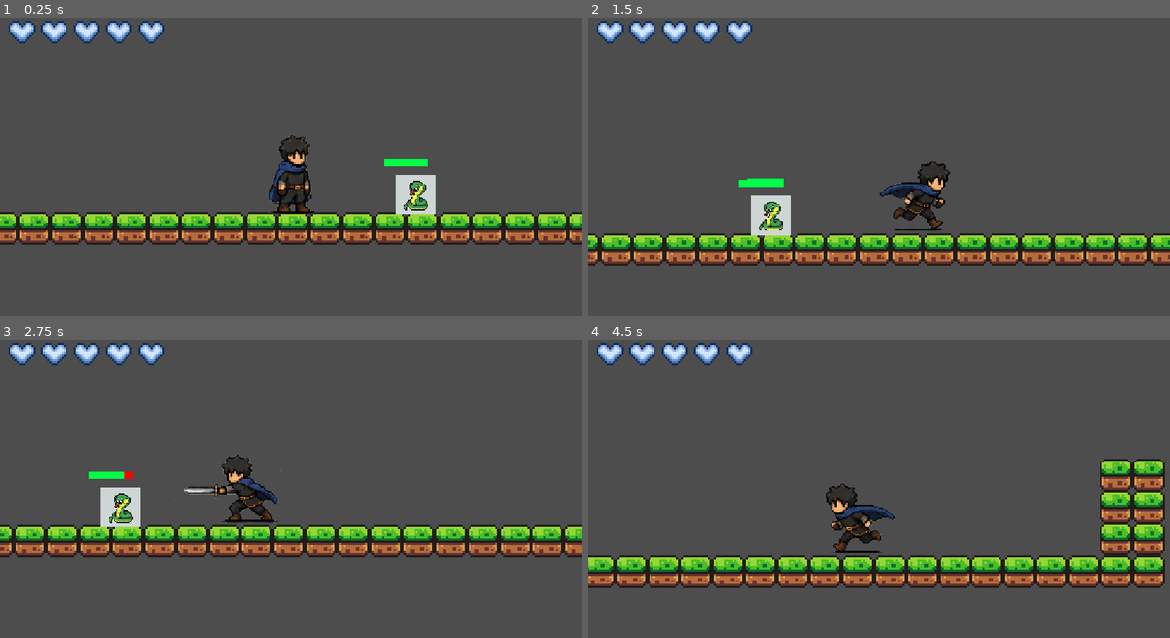
Above: before the commit, frames 1-4 (two rows, left to right).
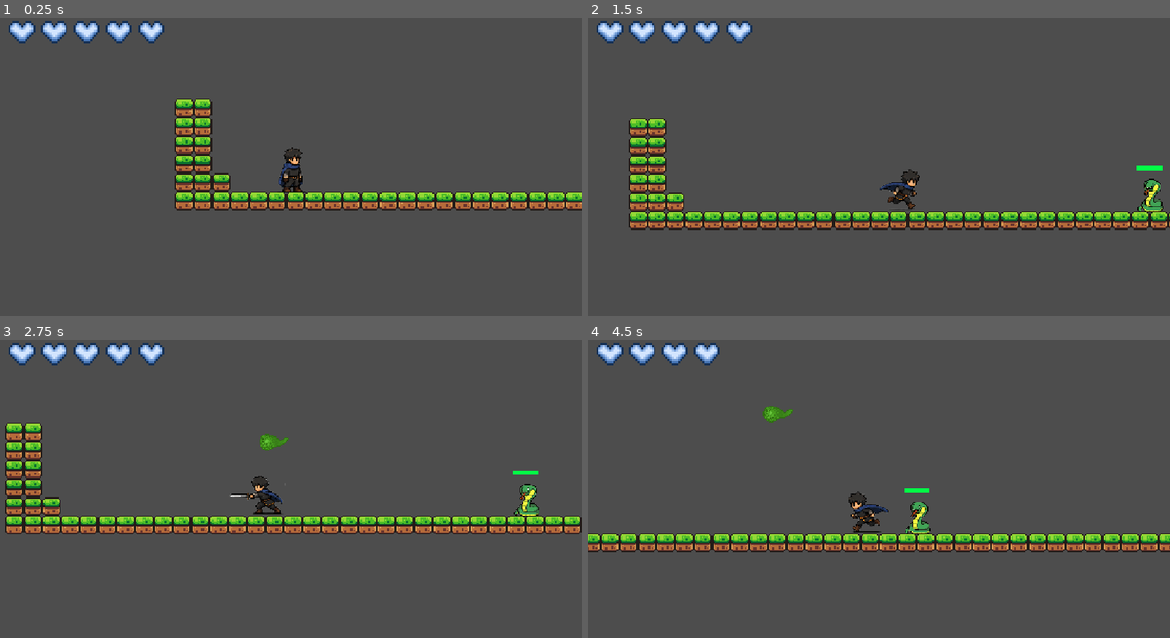
Above: after the commit, the same moments.

Repository: Riel-21/Godot-Game-Project-TCC
Game: Godot game, scene res://Scenes/game.tscn
Two runs of this game, one before a commit and one after it. Both use one fixed random seed, a clock stepped at 60 frames per second and the inputs below.
Inputs:
- Up to frame 1 (0.25 s): no input
- Up to frame 2 (1.5 s): hold Right (move right) from 0.53 s (still down); tap Q (attack) at 0.6, 1.35 s; tap Space (jump) at 0.77 s
- Up to frame 3 (2.75 s): tap Space (jump) at 1.52 s; release Right (move right) at 2.03 s; hold Left (move left) from 2.03 s (still down); tap F (toggle attack mode) at 2.1 s; tap Q (attack) at 2.3 s
- Up to frame 4 (4.5 s): release Left (move left) at 2.78 s; hold Right (move right) 2.78-4.28 s; tap Q (attack) at 2.85, 3.6 s; tap Space (jump) at 3.02, 3.77 s; hold Left (move left) from 4.28 s (still down); tap F (toggle attack mode) at 4.35 s

The runs differ from the first frame. In frame 1, 18% of the frame differs, in the area x 0-100%, y 27-77%; in frame 2, 20%; in frame 3, 18%; in frame 4, 21%, in the area x 0-100%, y 0-84%.

Commit message:
Updated Player/Enemy/Damage taken
The player now takes damage when it enters the enemies area2d and the enemy can now use projectiles to kill the player. (No death animation yet or anything)

Diff:
--- a/Scenes/game.tscn
+++ b/Scenes/game.tscn
@@ -145,11 +145,11 @@
 
 [node name="Player" parent="." unique_id=1513868683 instance=ExtResource("1_ebmjs")]
 z_index = 5
-position = Vector2(232, 38)
+position = Vector2(-58.999985, 52)
 
 [node name="Camera2D" type="Camera2D" parent="Player" unique_id=1194209789]
 position = Vector2(0, 7)
-zoom = Vector2(4, 4)
+zoom = Vector2(2.3, 2.3)
 position_smoothing_enabled = true
 
 [node name="TileMap" parent="." unique_id=321276071 instance=ExtResource("2_qxrlw")]
--- a/Scenes/player.tscn
+++ b/Scenes/player.tscn
@@ -2,6 +2,7 @@
 
 [ext_resource type="Script" uid="uid://c3ubxpp10k6x6" path="res://Scripts/player.gd" id="1_vgqql"]
 [ext_resource type="Texture2D" uid="uid://d07xbylg8ifqw" path="res://Assets/sprites/Hero:Traveler.PNG" id="2_6t5aa"]
+[ext_resource type="Texture2D" uid="uid://bvnfs2g401qu" path="res://Assets/sprites/ChatGPT Image Jul 22, 2026, 10_30_03 AM 4.PNG" id="3_vgqql"]
 [ext_resource type="PackedScene" uid="uid://djocwcq2q0lt1" path="res://Scenes/heart.tscn" id="7_3smsa"]
 
 [sub_resource type="AtlasTexture" id="AtlasTexture_6t5aa"]
@@ -20,9 +21,9 @@
 atlas = ExtResource("2_6t5aa")
 region = Rect2(0, 14, 195, 226)
 
-[sub_resource type="AtlasTexture" id="AtlasTexture_pu2lt"]
-atlas = ExtResource("2_6t5aa")
-region = Rect2(0, 14, 195, 226)
+[sub_resource type="AtlasTexture" id="AtlasTexture_x3wgy"]
+atlas = ExtResource("3_vgqql")
+region = Rect2(26, 0, 1510, 1024)
 
 [sub_resource type="AtlasTexture" id="AtlasTexture_fd4e3"]
 atlas = ExtResource("2_6t5aa")
@@ -90,7 +91,7 @@
 }, {
 "frames": [{
 "duration": 1.0,
-"texture": SubResource("AtlasTexture_pu2lt")
+"texture": SubResource("AtlasTexture_x3wgy")
 }],
 "loop": 1,
 "name": &"idle attack",
@@ -141,17 +142,20 @@
 size = Vector2(80, 193.33333)
 
 [sub_resource type="RectangleShape2D" id="RectangleShape2D_86xdo"]
-size = Vector2(100, 161.66666)
-
-[node name="Player" type="CharacterBody2D" unique_id=1513868683]
+size = Vector2(193.33333, 161.66666)
+
+[node name="Player" type="CharacterBody2D" unique_id=1513868683 groups=["Player"]]
+position = Vector2(-48.000008, 30.000002)
 scale = Vector2(0.2, 0.2)
+collision_layer = 2
+collision_mask = 21
 script = ExtResource("1_vgqql")
 
 [node name="AnimatedSprite2D" type="AnimatedSprite2D" parent="." unique_id=1143033639]
 process_mode = 1
 position = Vector2(-26.666664, -53.333332)
 sprite_frames = SubResource("SpriteFrames_86xdo")
-animation = &"attack"
+animation = &"idle attack"
 
 [node name="CollisionShape2D" type="CollisionShape2D" parent="." unique_id=622273645]
 position = Vector2(-83.33333, -43.333332)
@@ -159,11 +163,12 @@
 
 [node name="Area2D" type="Area2D" parent="." unique_id=1147609123]
 position = Vector2(-86.666664, 26.666666)
-collision_layer = 2
+collision_layer = 8
 collision_mask = 4
 
 [node name="AttackHitbox" type="CollisionShape2D" parent="Area2D" unique_id=1062309816]
-position = Vector2(143.33333, -93.33333)
+position = Vector2(189.99997, -93.333305)
+scale = Vector2(0.99999994, 0.99999994)
 shape = SubResource("RectangleShape2D_86xdo")
 
 [node name="health bar" type="CanvasLayer" parent="." unique_id=2085879690]
--- a/Scenes/snake.tscn
+++ b/Scenes/snake.tscn
@@ -1,10 +1,11 @@
 [gd_scene format=3 uid="uid://ctqm11ullb5j7"]
 
 [ext_resource type="Script" uid="uid://bnuxfjkxalsqj" path="res://Scripts/snake.gd" id="1_7pca0"]
-[ext_resource type="Texture2D" uid="uid://cugqm06ov623m" path="res://Assets/sprites/pixel-art-illustration-snake-pixelated-snake-snake-reptile-animal-icon-pixelated-for-the-pixel-art-game-and-icon-for-website-and-video-game-old-school-retro-vector.jpg" id="1_xmcex"]
+[ext_resource type="Texture2D" uid="uid://bs28ki51js2q3" path="res://Assets/sprites/pixel-art-illustration-snake-pixelated-snake-snake-reptile-animal-icon-pixelated-for-the-pixel-art-game-and-icon-for-website-and-video-game-old-school-retro-vector.PNG" id="2_pox6b"]
+[ext_resource type="PackedScene" uid="uid://blnp5e82op5ku" path="res://Scenes/snake_poision_projectile.tscn" id="2_rku0m"]
 
 [sub_resource type="RectangleShape2D" id="RectangleShape2D_pk7y5"]
-size = Vector2(17, 17)
+size = Vector2(17, 28)
 
 [sub_resource type="StyleBoxFlat" id="StyleBoxFlat_7pca0"]
 bg_color = Color(0.99607843, 0, 0, 1)
@@ -12,26 +13,30 @@
 [sub_resource type="StyleBoxFlat" id="StyleBoxFlat_oupx1"]
 bg_color = Color(0, 1, 0.27450982, 1)
 
+[sub_resource type="RectangleShape2D" id="RectangleShape2D_86xdo"]
+size = Vector2(298.5, 224.5)
+
 [node name="Snake" type="CharacterBody2D" unique_id=1375713619]
 collision_layer = 4
+collision_mask = 3
 script = ExtResource("1_7pca0")
+snake_poision_projectile_scene = ExtResource("2_rku0m")
 
 [node name="Sprite2D" type="Sprite2D" parent="." unique_id=657817993]
-position = Vector2(15.781252, -1.1249988)
-scale = Vector2(0.019961739, 0.020153064)
-texture = ExtResource("1_xmcex")
+position = Vector2(12.000001, -11.124998)
+scale = Vector2(0.036734693, 0.04056123)
+texture = ExtResource("2_pox6b")
 
 [node name="CollisionShape2D" type="CollisionShape2D" parent="." unique_id=1524355322]
 z_index = 5
-position = Vector2(16, -1)
+position = Vector2(14.5, -11)
 shape = SubResource("RectangleShape2D_pk7y5")
 
 [node name="ProgressBar" type="ProgressBar" parent="." unique_id=1308743343]
 z_index = 5
-offset_left = -1.5258789e-05
-offset_top = -15.000004
-offset_right = 3.9999847
-offset_bottom = 6.999996
+offset_top = -32.000004
+offset_right = 3.999999
+offset_bottom = -10.000004
 rotation = -1.5728835
 theme_override_styles/background = SubResource("StyleBoxFlat_7pca0")
 theme_override_styles/fill = SubResource("StyleBoxFlat_oupx1")
@@ -39,3 +44,22 @@
 value = 30.0
 fill_mode = 2
 show_percentage = false
+
+[node name="Area2D" type="Area2D" parent="." unique_id=1073860595]
+collision_layer = 0
+collision_mask = 2
+
+[node name="CollisionShape2D" type="CollisionShape2D" parent="Area2D" unique_id=903205616]
+position = Vector2(14, -11)
+shape = SubResource("RectangleShape2D_86xdo")
+
+[node name="Timer" type="Timer" parent="." unique_id=364166803]
+wait_time = 2.0
+autostart = true
+
+[node name="Marker2D" type="Marker2D" parent="." unique_id=1712802499]
+position = Vector2(10, -16)
+
+[connection signal="body_entered" from="Area2D" to="." method="_on_area_2d_body_entered"]
+[connection signal="body_exited" from="Area2D" to="." method="_on_area_2d_body_exited"]
+[connection signal="timeout" from="Timer" to="." method="_on_timer_timeout"]
--- /dev/null
+++ b/Scenes/snake_poision_projectile.tscn
@@ -0,0 +1,64 @@
+[gd_scene format=3 uid="uid://blnp5e82op5ku"]
+
+[ext_resource type="Script" uid="uid://c74jn00bx8q7y" path="res://Scripts/snake_poision_projectile.gd" id="1_3pps2"]
+[ext_resource type="Texture2D" uid="uid://blgwadddpvmml" path="res://Assets/sprites/PoisonDrop.png" id="1_qe7y2"]
+
+[sub_resource type="AtlasTexture" id="AtlasTexture_3pps2"]
+atlas = ExtResource("1_qe7y2")
+region = Rect2(0, 0, 1024, 1024)
+
+[sub_resource type="AtlasTexture" id="AtlasTexture_mvtjp"]
+atlas = ExtResource("1_qe7y2")
+region = Rect2(1024, 0, 1024, 1024)
+
+[sub_resource type="AtlasTexture" id="AtlasTexture_jha48"]
+atlas = ExtResource("1_qe7y2")
+region = Rect2(2048, 0, 1024, 1024)
+
+[sub_resource type="AtlasTexture" id="AtlasTexture_bvxik"]
+atlas = ExtResource("1_qe7y2")
+region = Rect2(3072, 0, 1024, 1024)
+
+[sub_resource type="SpriteFrames" id="SpriteFrames_pk7y5"]
+animations = [{
+"frames": [{
+"duration": 1.0,
+"texture": SubResource("AtlasTexture_3pps2")
+}, {
+"duration": 1.0,
+"texture": SubResource("AtlasTexture_mvtjp")
+}, {
+"duration": 1.0,
+"texture": SubResource("AtlasTexture_jha48")
+}, {
+"duration": 1.0,
+"texture": SubResource("AtlasTexture_bvxik")
+}],
+"loop": 1,
+"name": &"Projectile",
+"speed": 6.0
+}]
+
+[sub_resource type="CircleShape2D" id="CircleShape2D_86xdo"]
+radius = 295.20502
+
+[node name="SnakePoision Projectile" type="Area2D" unique_id=1115061575]
+rotation = 1.5707964
+scale = Vector2(0.025, 0.025)
+collision_layer = 16
+collision_mask = 2
+script = ExtResource("1_3pps2")
+
+[node name="AnimatedSprite2D" type="AnimatedSprite2D" parent="." unique_id=1180724835]
+sprite_frames = SubResource("SpriteFrames_pk7y5")
+animation = &"Projectile"
+frame_progress = 0.7401307
+
+[node name="CollisionShape2D" type="CollisionShape2D" parent="." unique_id=1303830339]
+position = Vector2(-9, 248)
+shape = SubResource("CircleShape2D_86xdo")
+
+[node name="VisibleOnScreenNotifier2D" type="VisibleOnScreenNotifier2D" parent="." unique_id=1353587904]
+
+[connection signal="body_entered" from="." to="." method="_on_body_entered"]
+[connection signal="screen_exited" from="VisibleOnScreenNotifier2D" to="." method="_on_visible_on_screen_notifier_2d_screen_exited"]
--- a/Scripts/player.gd
+++ b/Scripts/player.gd
@@ -8,10 +8,6 @@
 
 var attack_mode = false
 var is_attacking = false
-
-func _ready():
-	# Hitbox starts disable
-	attack_hitbox.monitoring = false
 
 
 func _physics_process(delta: float) -> void:
@@ -103,7 +99,11 @@
 var hearts_list : Array[TextureRect]
 var health = 5
 
-func ready() -> void:
+func _ready():
+	# Hitbox starts disable
+	attack_hitbox.monitoring = false
+
+	# Setup hearts display
 	var hearts_parent = $"health bar/HBoxContainer"
 	for child in hearts_parent.get_children():
 		hearts_list.append(child)
--- a/Scripts/snake.gd
+++ b/Scripts/snake.gd
@@ -34,3 +34,40 @@
 
 	if health <= 0:
 		queue_free()
+
+@export var snake_poision_projectile_scene: PackedScene
+
+@onready var spawn_point = $Marker2D
+
+var player = null
+var player_in_range = false
+
+
+func shoot():
+	print("Shoot")
+	var projectile = snake_poision_projectile_scene.instantiate()
+
+	projectile.global_position = spawn_point.global_position
+
+	projectile.direction = (player.global_position - $Marker2D.global_position).normalized()
+
+	get_tree().current_scene.add_child(projectile)
+
+
+func _on_timer_timeout() -> void:
+	print("Timer fired")
+	if player_in_range:
+		print("Trying to shoot")
+		shoot()
+
+
+func _on_area_2d_body_entered(body: Node2D) -> void:
+	print("Something entered:", body.name)
+	if body.is_in_group("Player"):
+		player = body
+		player_in_range = true
+
+func _on_area_2d_body_exited(body: Node2D) -> void:
+	if body == player:
+		player = null
+		player_in_range = false
--- /dev/null
+++ b/Scripts/snake_poision_projectile.gd
@@ -0,0 +1,17 @@
+extends Area2D
+
+@export var speed = 300
+
+var direction = Vector2.ZERO
+
+
+func _process(delta):
+	position += direction * speed * delta
+
+func _on_body_entered(body):
+	if body.is_in_group("Player"):
+		if body.has_method("take_damage"):
+			body.take_damage()
+
+func _on_visible_on_screen_notifier_2d_screen_exited():
+	queue_free()
--- a/project.godot
+++ b/project.godot
@@ -54,6 +54,14 @@
 ]
 }
 
+[layer_names]
+
+2d_physics/layer_1="World"
+2d_physics/layer_2="Player"
+2d_physics/layer_3="Enemy"
+2d_physics/layer_4="Player Attack"
+2d_physics/layer_5="Enemy Attack"
+
 [physics]
 
 3d/physics_engine="Jolt Physics"
Binary file added: Assets/sprites/ChatGPT Image Jul 22, 2026, 10_30_03 AM 4.PNG
Not shown, added: Assets/sprites/ChatGPT Image Jul 22, 2026, 10_30_03 AM 4.PNG.import
Binary file added: Assets/sprites/PoisonDrop.png
Not shown, added: Assets/sprites/PoisonDrop.png.import
Binary file added: Assets/sprites/pixel-art-illustration-snake-pixelated-snake-snake-reptile-animal-icon-pixelated-for-the-pixel-art-game-and-icon-for-website-and-video-game-old-school-retro-vector.PNG
Not shown, added: Assets/sprites/pixel-art-illustration-snake-pixelated-snake-snake-reptile-animal-icon-pixelated-for-the-pixel-art-game-and-icon-for-website-and-video-game-old-school-retro-vector.PNG.import
Binary file removed: Assets/sprites/pixel-art-illustration-snake-pixelated-snake-snake-reptile-animal-icon-pixelated-for-the-pixel-art-game-and-icon-for-website-and-video-game-old-school-retro-vector.jpg
Not shown, removed: Assets/sprites/pixel-art-illustration-snake-pixelated-snake-snake-reptile-animal-icon-pixelated-for-the-pixel-art-game-and-icon-for-website-and-video-game-old-school-retro-vector.jpg.import
Not shown, added: Scripts/snake_poision_projectile.gd.uid
